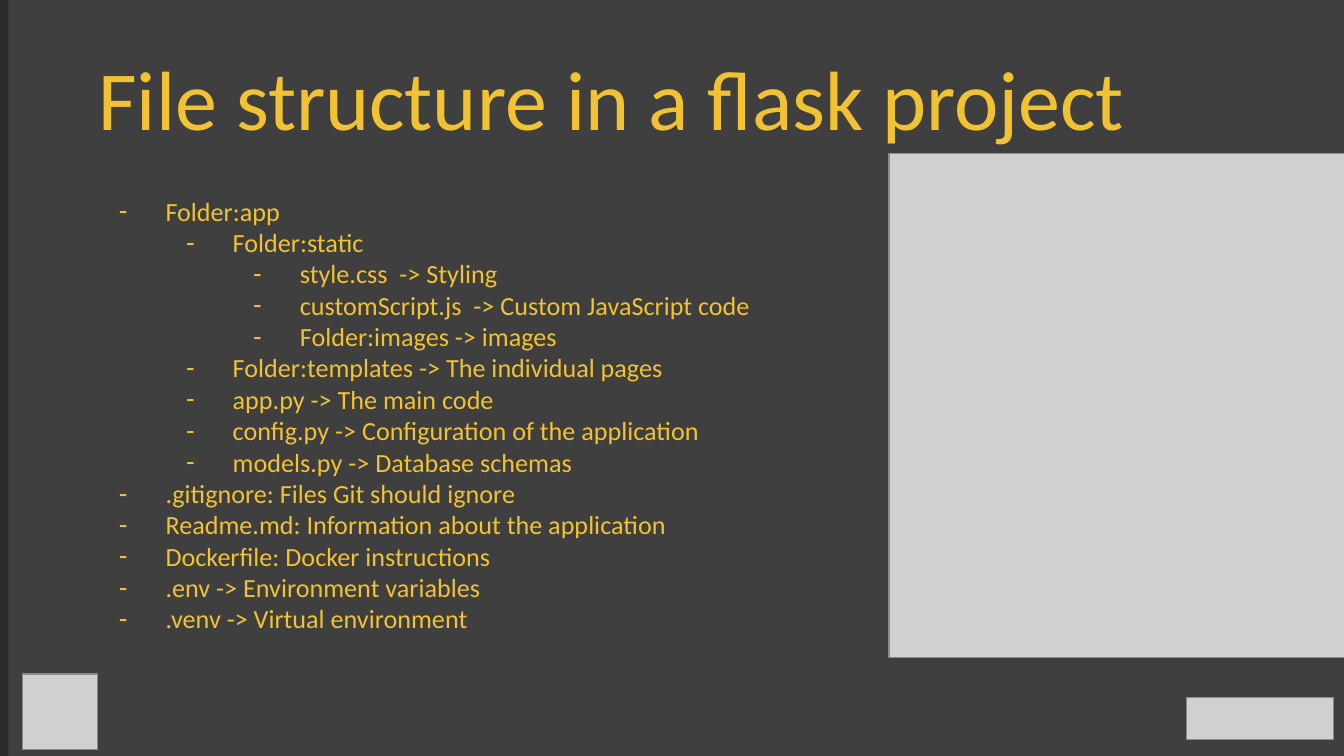
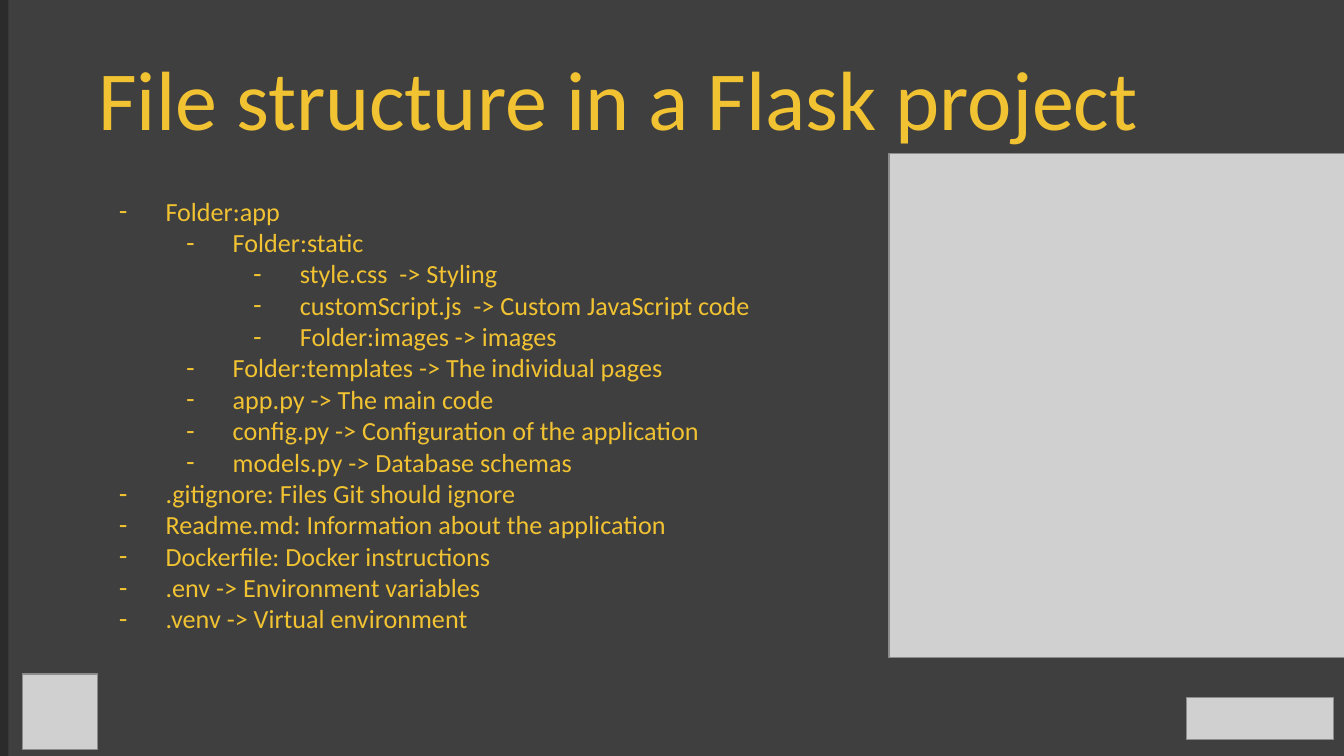
Before and after one commit to AmundJorgensen00/Practice-Flask-2.0, a slide deck: slide 12 of Introduction_to_Flask_EN.pptx. Drawn at 1344x756 pixels with LibreOffice and Linux fonts; fonts in the diff are those of the drawing; grey boxes stand for pictures; background and template pictures are left out; a plain dark background stands for a picture behind light text. Boxes give left, top, right and bottom in pixels: in the first picture for what was removed or moved away, otherwise in the second. Text is boxed around its words. In the diff, an @@ line names an element or a change of style, - is before the commit and + after.

```diff
--- a/Introduction_to_Flask_EN.pptx
+++ b/Introduction_to_Flask_EN.pptx
@@ text at (98, 71, 1138, 145): text changed @@
-File structure in a flask project
+File structure in a Flask project
```
Also in this commit, not shown: 9 other slides changed.
